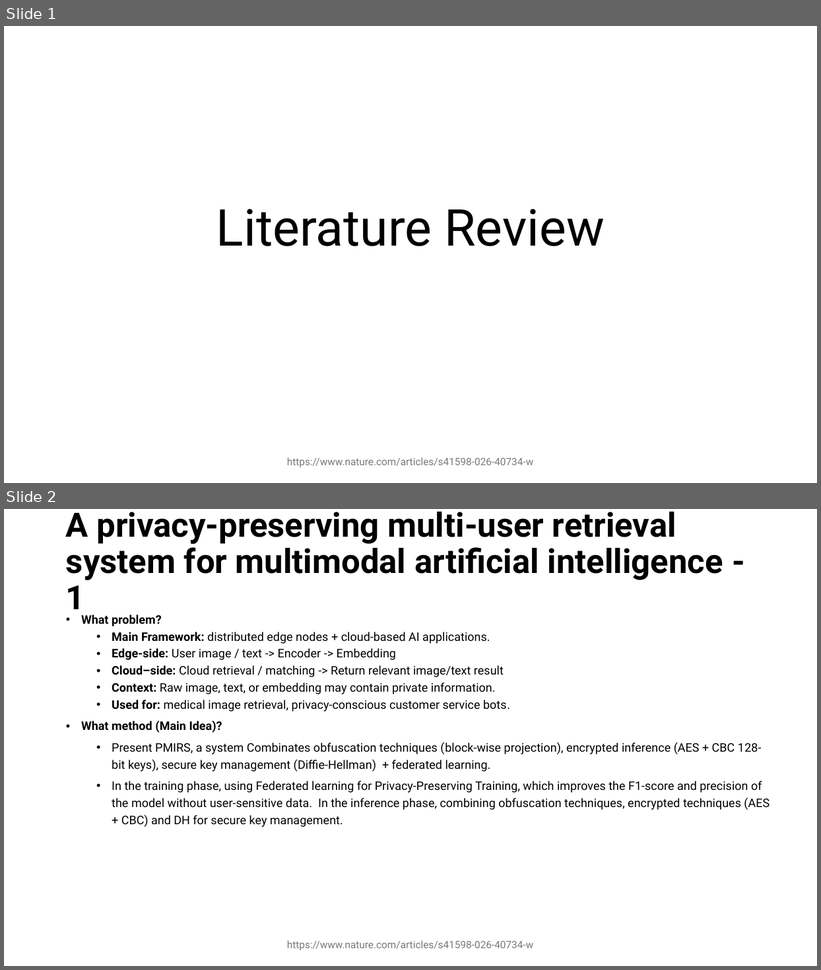
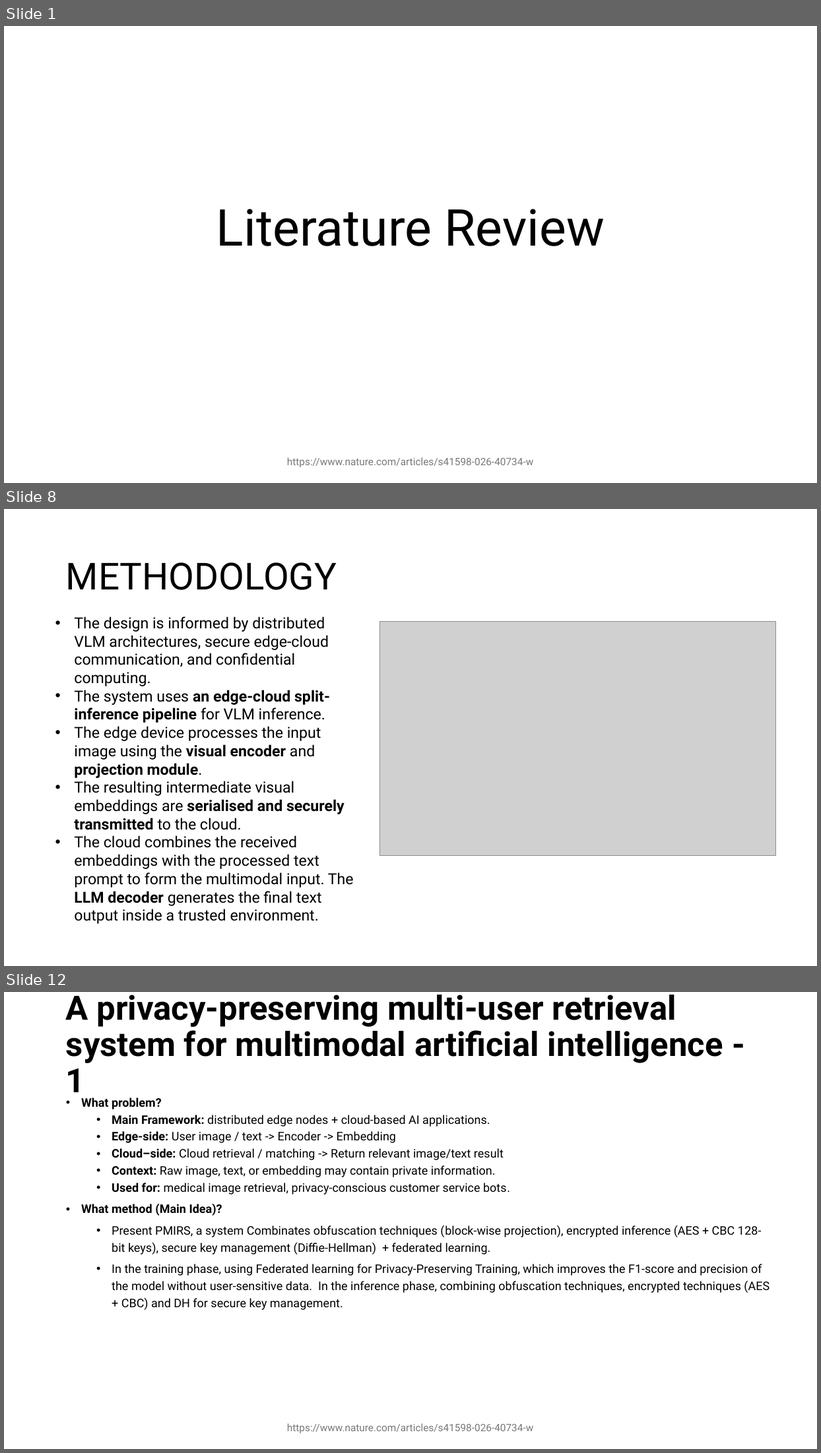
Before and after one commit to YMa10-ACS/CT5195-Master-capstone, a slide deck: Records/Literacture review.pptx. Shown one above the other, each under a label of ours: slides 1 and 2 before the commit, slides 1, 8 and 12 after it; the slides between them are not shown. The pictures are 821x970 and 821x1453 pixels, drawn with LibreOffice and Linux fonts; fonts in the diff are those of the drawing; grey boxes stand for pictures. Boxes give left, top, right and bottom in pixels: in the first picture for what was removed or moved away, otherwise in the second. Text is boxed around its words. In the diff, an @@ line names an element or a change of style, - is before the commit and + after.

```diff
--- a/Records/Literacture review.pptx
+++ b/Records/Literacture review.pptx
@@ slide 8 added at bbox=[4, 509, 817, 966], background #FFFFFF @@
@@ title added at bbox=[66, 562, 337, 590], 44 pt, text #000000 @@
+METHODOLOGY
@@ text added at bbox=[74, 617, 354, 924], 18 pt, text #000000 @@
+• The design is informed by distributed VLM architectures, secure edge-cloud communication, and confidential computing.
+• The system uses an edge-cloud split-inference pipeline for VLM inference.
+• The edge device processes the input image using the visual encoder and projection module.
+• The resulting intermediate visual embeddings are serialised and securely transmitted to the cloud.
+• The cloud combines the received embeddings with the processed text prompt to form the multimodal input. The LLM decoder generates the final text output inside a trusted environment.
@@ picture added at bbox=[380, 622, 776, 856] @@
@@ what was slide 2 is now slide 12 @@
```
Also in this commit, not shown: 1 slide changed, 8 other slides added, 3 slides removed, 7 other files.
